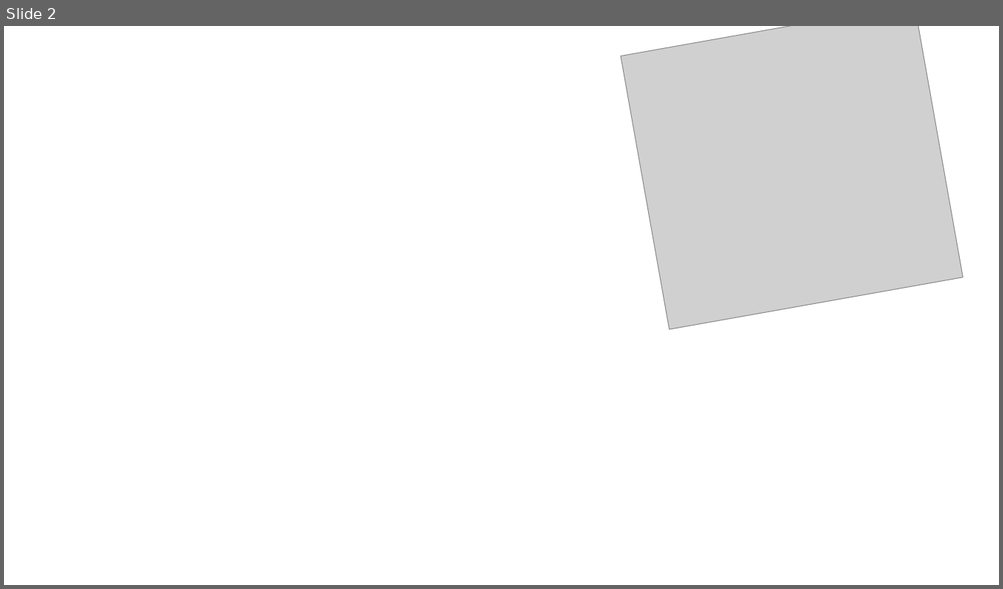
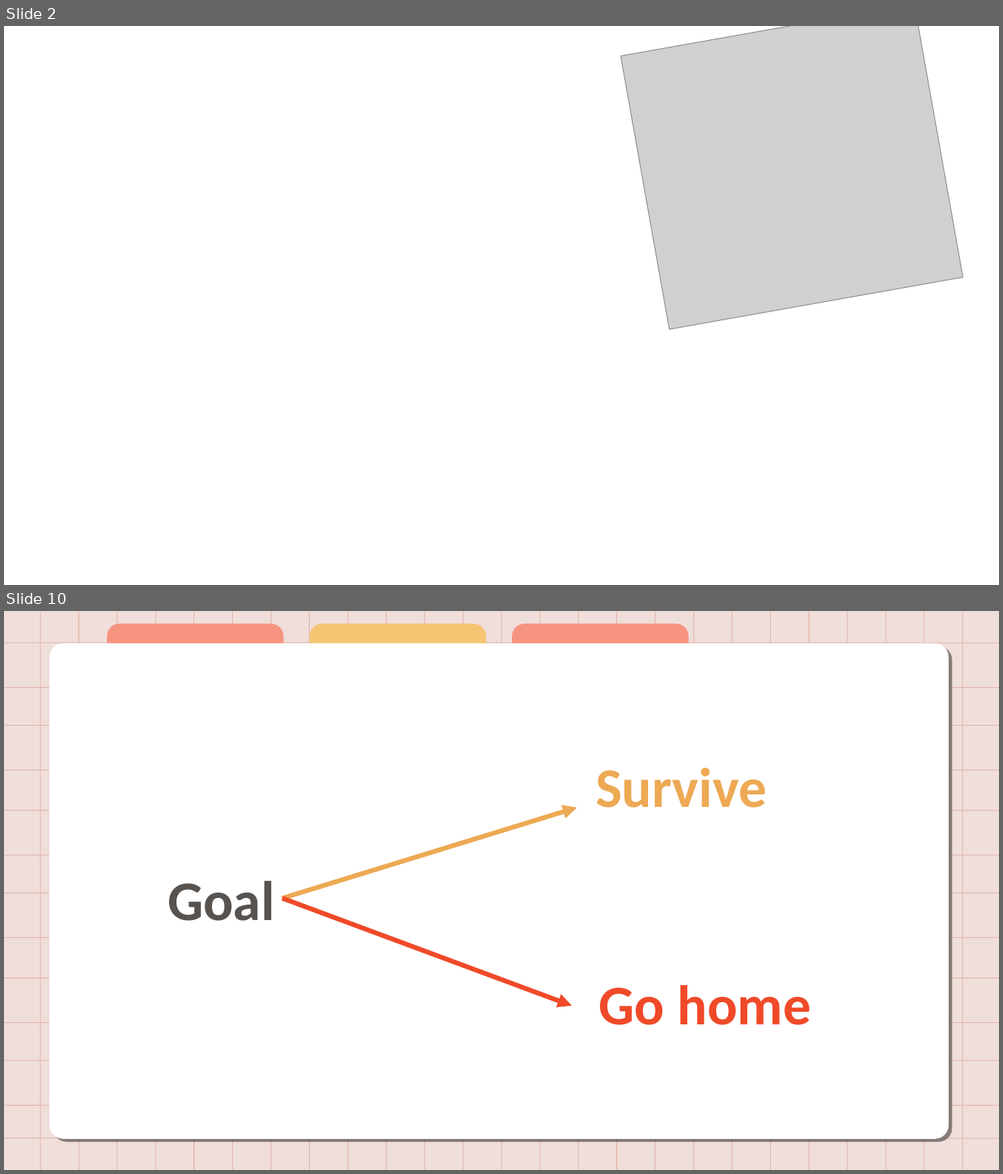
Before and after one commit to HoanxHoan/NguyenVanHoan, a slide deck: Magic of the Wild.pptx. Shown one above the other, each under a label of ours: slide 2 before the commit, slides 2 and 10 after it; the slides between them are not shown. The pictures are 1003x589 and 1003x1174 pixels, drawn with LibreOffice and Linux fonts; fonts in the diff are those of the drawing; grey boxes stand for pictures; background and template pictures are left out. Boxes give left, top, right and bottom in pixels: in the first picture for what was removed or moved away, otherwise in the second. Text is boxed around its words. In the diff, an @@ line names an element or a change of style, - is before the commit and + after.

```diff
--- a/Magic of the Wild.pptx
+++ b/Magic of the Wild.pptx
@@ slide 10 added at [4, 611, 999, 1170], background #F0DEDA @@
@@ group added at [50, 624, 948, 1139]: 3 round same rects, 1 rounded rectangle @@
@@ text added at [595, 768, 766, 808], 54 pt, text #EDA953, bold @@
+Survive
@@ arrow added from (282, 898) to (577, 808), #EDA953 4.5 pt @@
@@ text added at [168, 881, 275, 921], 54 pt, text #58534F, bold @@
+Goal
@@ arrow added from (282, 898) to (572, 1005), #F04A29 4.5 pt @@
@@ text added at [599, 985, 811, 1025], 54 pt, text #F04A29, bold @@
+Go home
@@ group added at [4, 612, 999, 1170]: 38 lines @@
```
Also in this commit, not shown: 4 slides changed, 5 other slides added, 6 slides removed, 1 other file.
